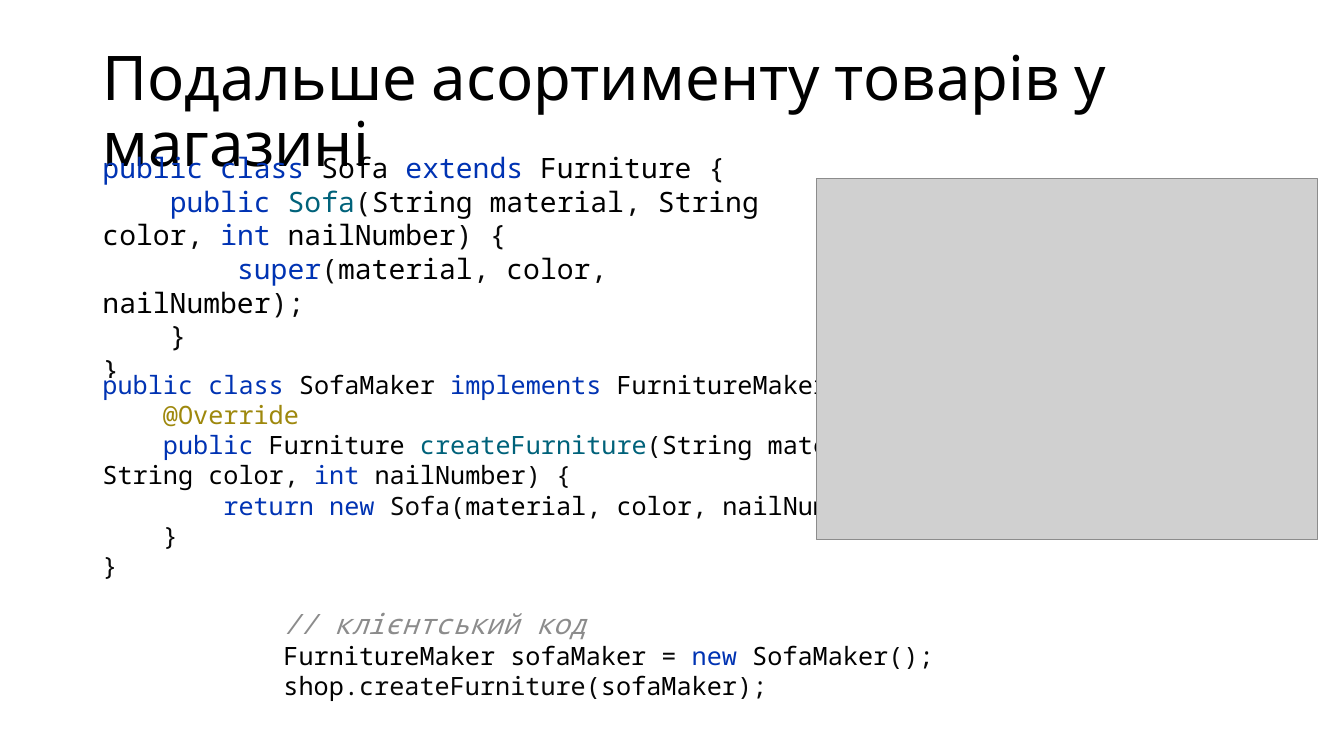
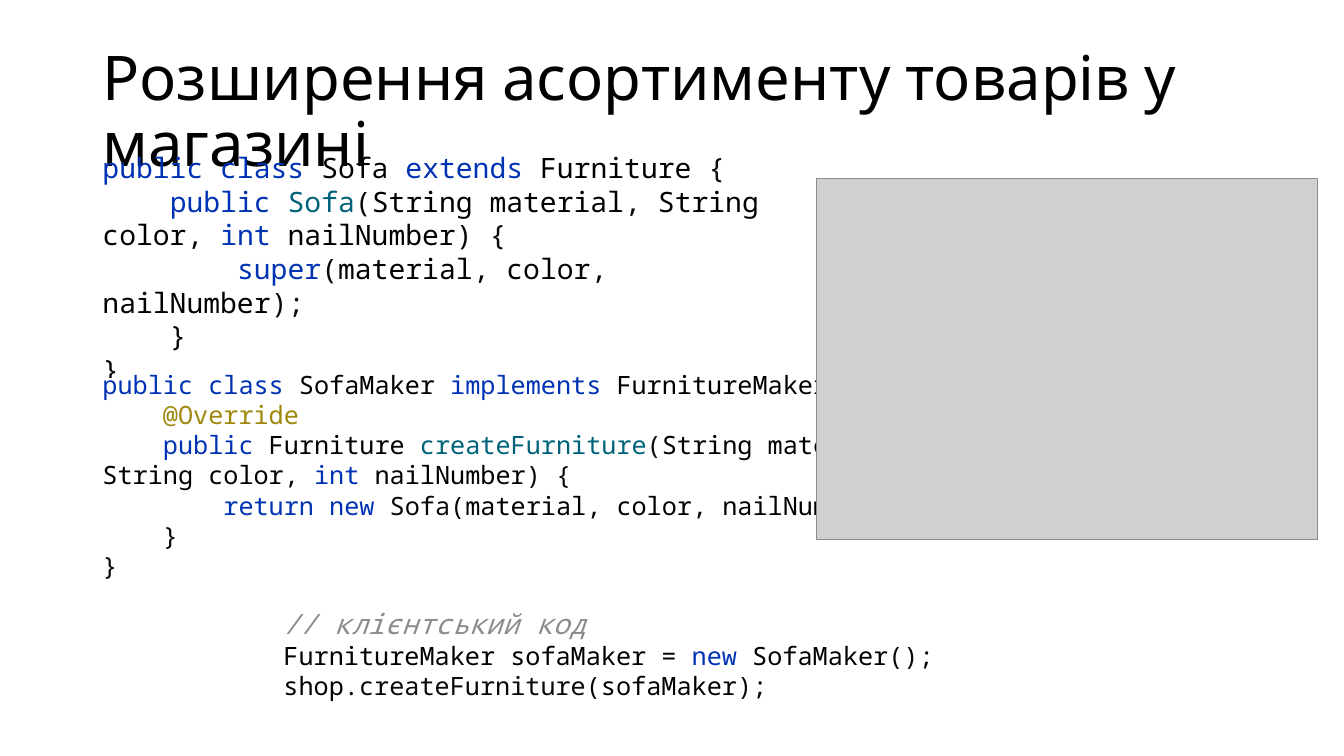
Before and after one commit to krenevych/KickOffToDesignPatterns, a slide deck: slide 13 of Архітектурні патерни.pptx. Drawn at 1344x756 pixels with LibreOffice and Linux fonts; fonts in the diff are those of the drawing; grey boxes stand for pictures. Boxes give left, top, right and bottom in pixels: in the first picture for what was removed or moved away, otherwise in the second. Text is boxed around its words. In the diff, an @@ line names an element or a change of style, - is before the commit and + after.

```diff
--- a/Архітектурні патерни.pptx
+++ b/Архітектурні патерни.pptx
@@ title at [102, 54, 1176, 183]: text changed @@
-Подальше асортименту товарів у магазині
+Розширення асортименту товарів у магазині
```
Also in this commit, not shown: 1 other file.
